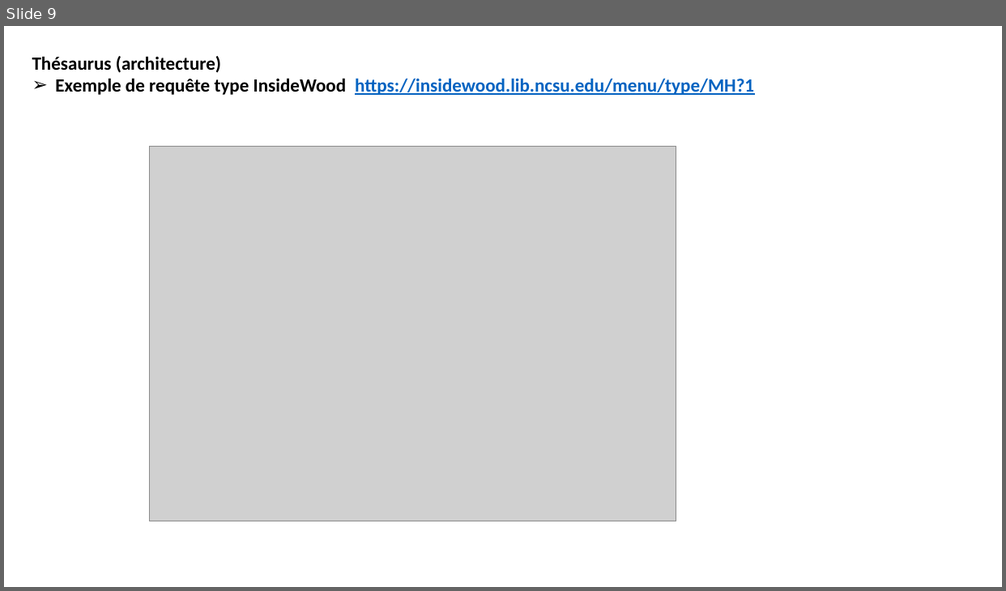
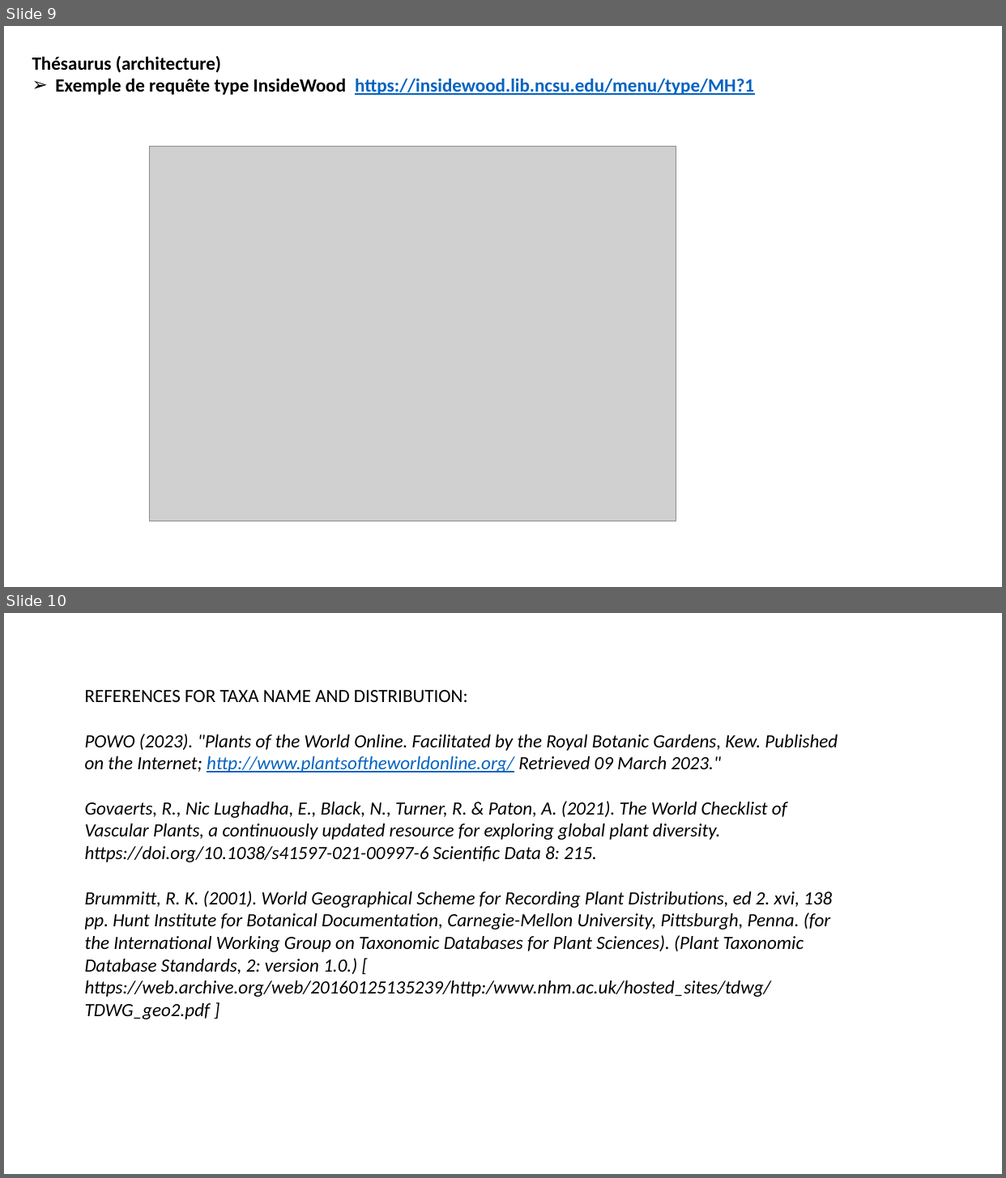
Before and after one commit to Wimmics/WoodKG, a slide deck: Explication_Onglets.pptx. Shown one above the other, each under a label of ours: slide 9 before the commit, slides 9 and 10 after it. The pictures are 1006x591 and 1006x1178 pixels, drawn with LibreOffice and Linux fonts; fonts in the diff are those of the drawing; grey boxes stand for pictures. Boxes give left, top, right and bottom in pixels: in the first picture for what was removed or moved away, otherwise in the second. Text is boxed around its words. In the diff, an @@ line names an element or a change of style, - is before the commit and + after.

```diff
--- a/Explication_Onglets.pptx
+++ b/Explication_Onglets.pptx
@@ slide 10 added at (4, 613, 1002, 1174), background #FFFFFF @@
@@ text added at (85, 690, 837, 1020), 18 pt, text #000000, italic @@
+REFERENCES FOR TAXA NAME AND DISTRIBUTION:
+POWO (2023). "Plants of the World Online. Facilitated by the Royal Botanic Gardens, Kew. Published on the Internet; http://www.plantsoftheworldonline.org/ Retrieved 09 March 2023."
+Govaerts, R., Nic Lughadha, E., Black, N., Turner, R. & Paton, A. (2021). The World Checklist of Vascular Plants, a continuously updated resource for exploring global plant diversity. https://doi.org/10.1038/s41597-021-00997-6 Scientific Data 8: 215.
+Brummitt, R. K. (2001). World Geographical Scheme for Recording Plant Distributions, ed 2. xvi, 138 pp. Hunt Institute for Botanical Documentation, Carnegie-Mellon University, Pittsburgh, Penna. (for the International Working Group on Taxonomic Databases for Plant Sciences). (Plant Taxonomic Database Standards, 2: version 1.0.) [ https://web.archive.org/web/20160125135239/http:/www.nhm.ac.uk/hosted_sites/tdwg/TDWG_geo2.pdf ]
```
Also in this commit, not shown: 4 other files.
